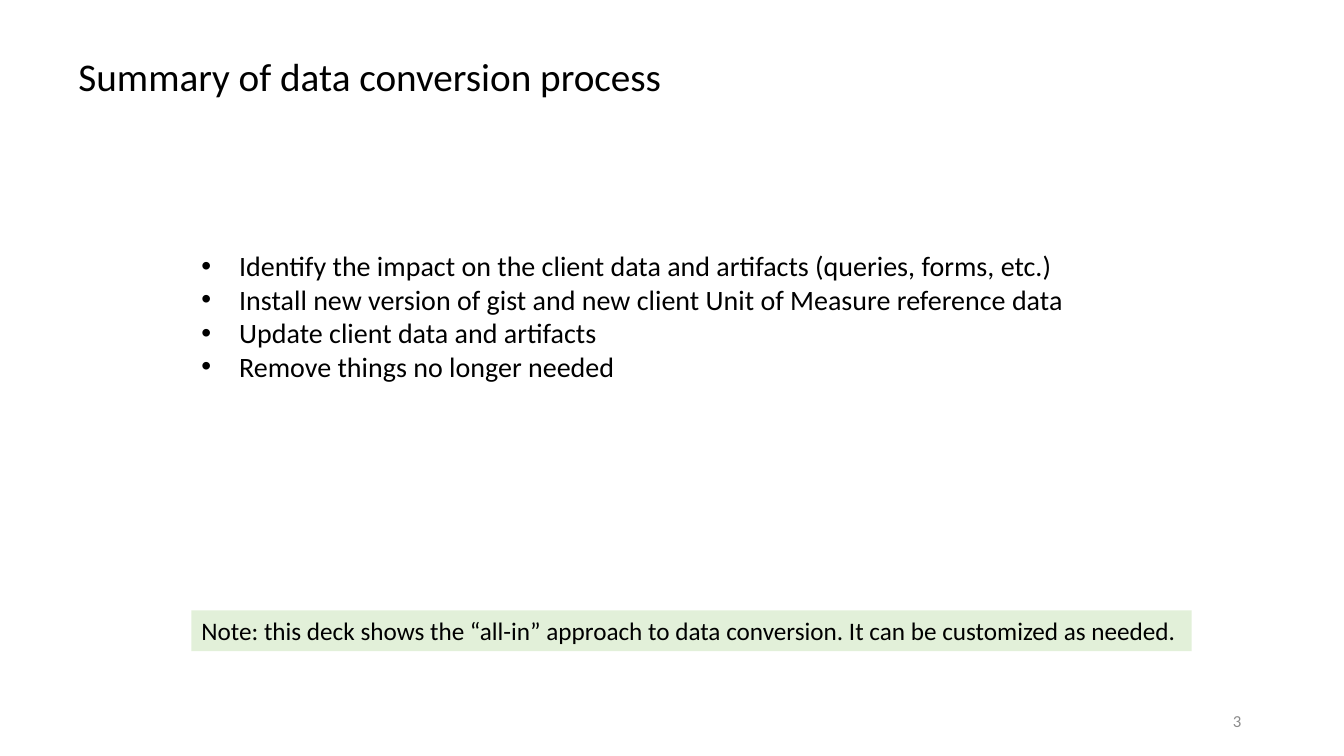
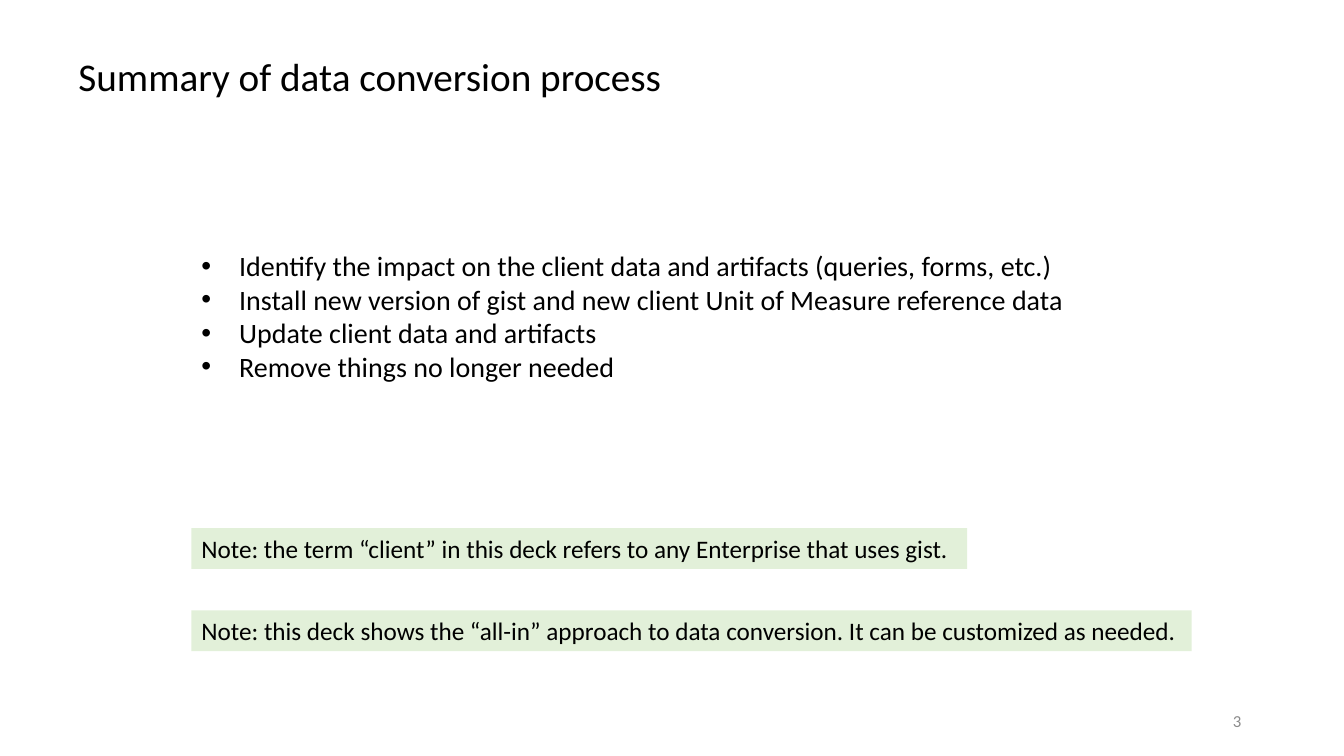
Before and after one commit to semanticarts/gist, a slide deck: slide 3 of migration/v13.0/uomDataConversion.pptx. Drawn at 1344x756 pixels with LibreOffice and Linux fonts; fonts in the diff are those of the drawing. Boxes give left, top, right and bottom in pixels: in the first picture for what was removed or moved away, otherwise in the second. Text is boxed around its words. In the diff, an @@ line names an element or a change of style, - is before the commit and + after.

Commit message:
clarify meaning of term client in uom migration powerpoint

```diff
--- a/migration/v13.0/uomDataConversion.pptx
+++ b/migration/v13.0/uomDataConversion.pptx
@@ rectangle added at (192,528,968,569), fill #E2F0D9, 18 pt, text #000000 @@
+Note: the term “client” in this deck refers to any Enterprise that uses gist.
```
